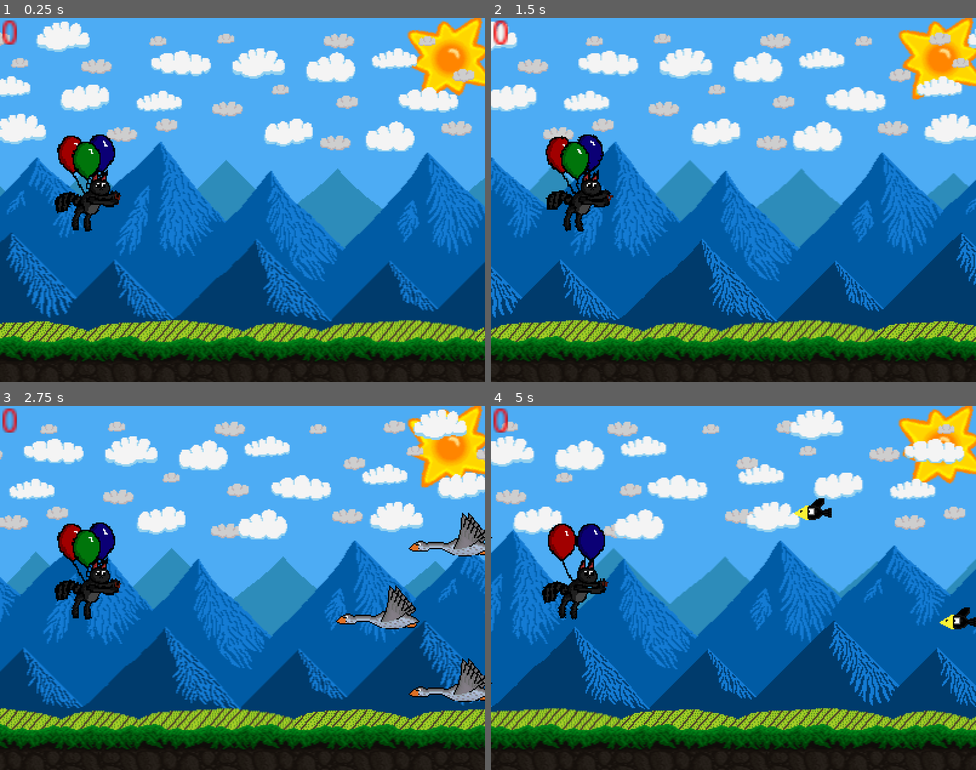
Above: before the commit, frames 1-4 (two rows, left to right).
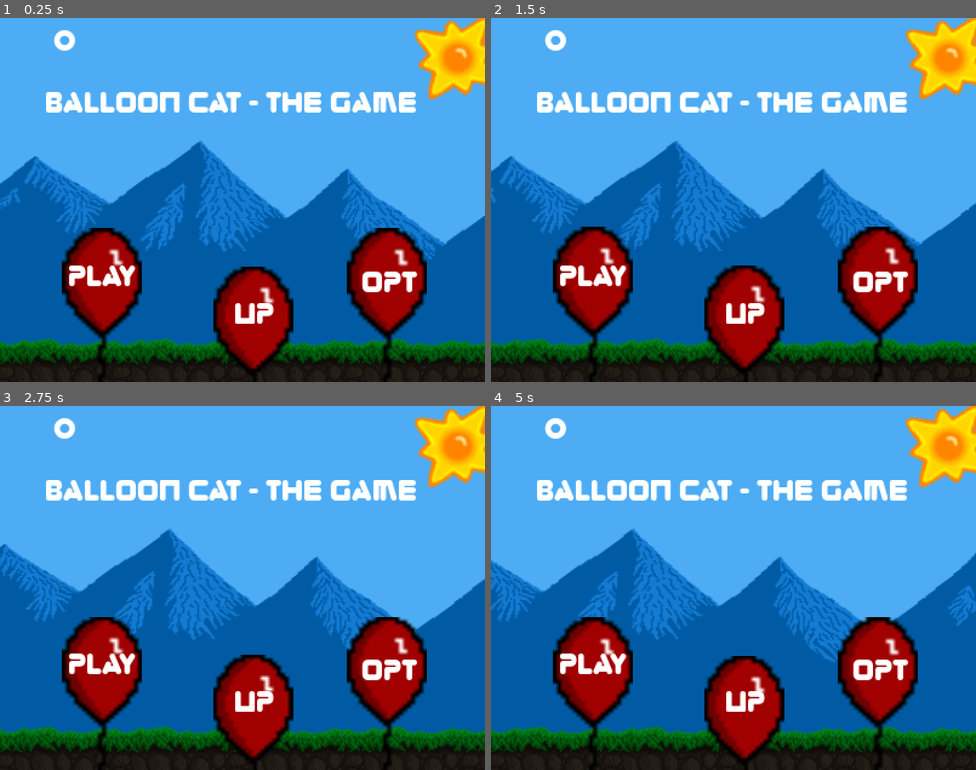
Above: after the commit, the same moments.

Repository: AldieNightStar/balloon_cat
Game: Godot game, scene res://Levels/MainMenu.tscn
The game is run twice, just before and just after one commit, with the same random seed, the same clock (stepped at 60 frames per second) and the same inputs. Before the commit the project starts from res://Levels/Level01.tscn.
Inputs:
- Up to frame 1 (0.25 s): no input
- Up to frame 2 (1.5 s): no input
- Up to frame 3 (2.75 s): no input
- Up to frame 4 (5 s): no input

The runs differ from the first frame. In frame 1, 49% of the frame differs, in the area x 0-100%, y 0-100%; in frame 2, 52%; in frame 3, 52%; in frame 4, 50%.

Commit message:
Menu update

Diff:
--- /dev/null
+++ b/Levels/MainMenu.tscn
@@ -0,0 +1,229 @@
+[gd_scene load_steps=10 format=2]
+
+[ext_resource path="res://Objects/Button/Button.tscn" type="PackedScene" id=1]
+[ext_resource path="res://assets/Fonts/zorque.ttf" type="DynamicFontData" id=2]
+[ext_resource path="res://Objects/Button/LabelButton.tscn" type="PackedScene" id=3]
+[ext_resource path="res://assets/Background/Level01/fon.png" type="Texture" id=4]
+[ext_resource path="res://assets/Background/Level01/field3.png" type="Texture" id=5]
+[ext_resource path="res://assets/Background/Level01/mount2.png" type="Texture" id=6]
+
+[sub_resource type="GDScript" id=1]
+script/source = "extends Node2D
+
+var t : Tween
+
+func _ready():
+	call_deferred(\"setup\")
+
+func setup():
+	t = get_node(\"Tween\")
+	# Menus buttons
+	$Pos_MMenu/BPlay.connect(\"pressed\", self, \"move_to\", [$Pos_Play])
+	$Pos_MMenu/BUpgrades.connect(\"pressed\", self, \"move_to\", [$Pos_Upgrades])
+	$Pos_MMenu/BOptions.connect(\"pressed\", self, \"move_to\", [$Pos_Options])
+
+	# Back button
+	$canvas/Back.connect(\"pressed\", self, \"move_to\", [$Pos_MMenu])
+
+	# Levels
+	$Pos_Play/Level1.connect(\"pressed\", self, \"level\", [1])
+	$Pos_Play/Level2.connect(\"pressed\", self, \"level\", [2])
+	$Pos_Play/Level3.connect(\"pressed\", self, \"level\", [3])
+	$Pos_Play/Level4.connect(\"pressed\", self, \"level\", [4])
+	$Pos_Play/Level5.connect(\"pressed\", self, \"level\", [5])
+
+	# Scroll animation
+	$canvas/bg/scroller.play(\"Scroll\")
+
+	# Show score
+	$canvas/Score.text = str(G.score)
+
+func move_to(node):
+	if !t.is_active():
+		var pos1 = $Camera.global_position
+		var pos2 = node.global_position
+		if node.get_node(\"NoBack\") != null:
+			$canvas/Back.visible = false
+		else:
+			$canvas/Back.visible = true
+		t.interpolate_property($Camera, \"position\", pos1, pos2, .3)
+		t.start()
+
+func level(n):
+	get_tree().change_scene(\"res://Levels/Level0\" + str(n) + \".tscn\")
+"
+
+[sub_resource type="DynamicFont" id=2]
+size = 24
+font_data = ExtResource( 2 )
+
+[sub_resource type="Animation" id=3]
+resource_name = "Scroll"
+length = 10.0
+loop = true
+tracks/0/type = "value"
+tracks/0/path = NodePath("mountains:position")
+tracks/0/interp = 1
+tracks/0/loop_wrap = true
+tracks/0/imported = false
+tracks/0/enabled = true
+tracks/0/keys = {
+"times": PoolRealArray( 0, 5 ),
+"transitions": PoolRealArray( 1, 1 ),
+"update": 0,
+"values": [ Vector2( 250.693, 157.285 ), Vector2( 200, 157.285 ) ]
+}
+
+[node name="Node2D" type="Node2D"]
+script = SubResource( 1 )
+
+[node name="Camera" type="Camera2D" parent="."]
+offset = Vector2( 200, 150 )
+current = true
+
+[node name="Tween" type="Tween" parent="."]
+
+[node name="Pos_MMenu" type="Node2D" parent="."]
+
+[node name="NoBack" type="Label" parent="Pos_MMenu"]
+margin_left = 36.8143
+margin_top = 54.6158
+margin_right = 365.814
+margin_bottom = 83.6158
+custom_fonts/font = SubResource( 2 )
+text = "Balloon Cat - THe game"
+__meta__ = {
+"_edit_lock_": true,
+"_edit_use_anchors_": false
+}
+
+[node name="BPlay" parent="Pos_MMenu" instance=ExtResource( 1 )]
+position = Vector2( 43.7001, 172.5 )
+scale = Vector2( 4.05197, 4.4532 )
+
+[node name="BUpgrades" parent="Pos_MMenu" instance=ExtResource( 1 )]
+position = Vector2( 168.05, 203.8 )
+scale = Vector2( 4.05197, 4.4532 )
+
+[node name="BOptions" parent="Pos_MMenu" instance=ExtResource( 1 )]
+position = Vector2( 278.8, 172.5 )
+scale = Vector2( 4.05197, 4.4532 )
+
+[node name="up" type="Label" parent="Pos_MMenu"]
+margin_left = 193.0
+margin_top = 229.0
+margin_right = 230.0
+margin_bottom = 258.0
+custom_fonts/font = SubResource( 2 )
+text = "Up"
+__meta__ = {
+"_edit_use_anchors_": false
+}
+
+[node name="play" type="Label" parent="Pos_MMenu"]
+margin_left = 56.0
+margin_top = 198.0
+margin_right = 117.0
+margin_bottom = 227.0
+custom_fonts/font = SubResource( 2 )
+text = "PLAY"
+__meta__ = {
+"_edit_use_anchors_": false
+}
+
+[node name="opt" type="Label" parent="Pos_MMenu"]
+margin_left = 297.871
+margin_top = 202.513
+margin_right = 358.871
+margin_bottom = 231.513
+custom_fonts/font = SubResource( 2 )
+text = "OPT"
+__meta__ = {
+"_edit_use_anchors_": false
+}
+
+[node name="Pos_Play" type="Node2D" parent="."]
+position = Vector2( 400, 0 )
+
+[node name="Level1" parent="Pos_Play" instance=ExtResource( 3 )]
+position = Vector2( 30.1514, 54.4294 )
+label = "1"
+
+[node name="Level2" parent="Pos_Play" instance=ExtResource( 3 )]
+position = Vector2( 30.151, 140 )
+label = "2"
+
+[node name="Level3" parent="Pos_Play" instance=ExtResource( 3 )]
+position = Vector2( 150, 54.43 )
+label = "3"
+
+[node name="Level4" parent="Pos_Play" instance=ExtResource( 3 )]
+position = Vector2( 150, 140 )
+label = "4"
+
+[node name="Level5" parent="Pos_Play" instance=ExtResource( 3 )]
+position = Vector2( 250, 54.43 )
+label = "5"
+
+[node name="Label" type="Label" parent="Pos_Play"]
+margin_left = 60.609
+margin_top = 247.988
+margin_right = 312.609
+margin_bottom = 276.988
+custom_fonts/font = SubResource( 2 )
+text = "choose your level"
+__meta__ = {
+"_edit_use_anchors_": false
+}
+
+[node name="Pos_Upgrades" type="Node2D" parent="."]
+position = Vector2( 0, 380 )
+
+[node name="Pos_Options" type="Node2D" parent="."]
+position = Vector2( 400.738, 300 )
+
+[node name="canvas" type="CanvasLayer" parent="."]
+
+[node name="Back" parent="canvas" instance=ExtResource( 1 )]
+visible = false
+position = Vector2( 0.950012, -0.949997 )
+scale = Vector2( 2, 2 )
+
+[node name="Score" type="Label" parent="canvas"]
+margin_left = 44.16
+margin_top = 3.6758
+margin_right = 95.16
+margin_bottom = 32.6758
+custom_fonts/font = SubResource( 2 )
+text = "0"
+__meta__ = {
+"_edit_lock_": true,
+"_edit_use_anchors_": false
+}
+
+[node name="bg" type="ParallaxBackground" parent="canvas"]
+
+[node name="bg1" type="Sprite" parent="canvas/bg"]
+position = Vector2( 205.633, 155.645 )
+texture = ExtResource( 4 )
+__meta__ = {
+"_edit_lock_": true
+}
+
+[node name="mountains" type="Sprite" parent="canvas/bg"]
+position = Vector2( 250.693, 157.285 )
+scale = Vector2( 1.33324, 0.963727 )
+texture = ExtResource( 6 )
+__meta__ = {
+"_edit_lock_": true
+}
+
+[node name="bg2" type="Sprite" parent="canvas/bg"]
+position = Vector2( 202.023, 158.353 )
+texture = ExtResource( 5 )
+__meta__ = {
+"_edit_lock_": true
+}
+
+[node name="scroller" type="AnimationPlayer" parent="canvas/bg"]
+anims/Scroll = SubResource( 3 )
--- a/Objects/Bonus_balloon.tscn
+++ b/Objects/Bonus_balloon.tscn
@@ -11,7 +11,6 @@
 func touch(body):
 	if (body.get(\"is_player\") and body.has_method(\"add_health\") and body.has_method(\"make_invincible\")):
 		body.add_health(1)
-		body.make_invincible()
 		queue_free()
 "
 
--- a/Objects/Button.tscn
+++ /dev/null
@@ -1,32 +0,0 @@
-[gd_scene load_steps=4 format=2]
-
-[ext_resource path="res://assets/Player/balloon1.png" type="Texture" id=1]
-
-[sub_resource type="RectangleShape2D" id=1]
-
-[sub_resource type="GDScript" id=2]
-script/source = "extends TouchScreenButton
-
-func _on_Button_pressed():
-	get_node(\"Sprite\").hide()
-	var b = load(\"res://Objects/BalloonBlow.tscn\").instance()
-	b.position = (position + scale / 2)
-	get_parent().add_child(b)
-	b.connect(\"animation_end\", self, \"_blow_end\")
-
-func _blow_end():
-	get_node(\"Sprite\").show()
-"
-
-[node name="Button" type="TouchScreenButton"]
-position = Vector2( -20.8346, -16.7876 )
-scale = Vector2( 2.01583, 1.93125 )
-shape = SubResource( 1 )
-action = "ui_Button"
-script = SubResource( 2 )
-
-[node name="Sprite" type="Sprite" parent="."]
-position = Vector2( 10.3718, 18.7582 )
-scale = Vector2( 0.813553, 0.674728 )
-texture = ExtResource( 1 )
-[connection signal="pressed" from="." to="." method="_on_Button_pressed"]
--- /dev/null
+++ b/Objects/Button/Button.tscn
@@ -0,0 +1,64 @@
+[gd_scene load_steps=6 format=2]
+
+[ext_resource path="res://assets/Player/balloon1.png" type="Texture" id=1]
+
+[sub_resource type="RectangleShape2D" id=4]
+
+[sub_resource type="GDScript" id=1]
+script/source = "extends TouchScreenButton
+
+func _ready():
+	$motion.play(\"Motion\")
+
+func _on_Button_pressed():
+	$ani.play(\"Hover\")
+"
+
+[sub_resource type="Animation" id=2]
+resource_name = "Hover"
+length = 0.2
+tracks/0/type = "value"
+tracks/0/path = NodePath("Sprite:scale")
+tracks/0/interp = 1
+tracks/0/loop_wrap = true
+tracks/0/imported = false
+tracks/0/enabled = true
+tracks/0/keys = {
+"times": PoolRealArray( 0, 0.001, 0.1, 0.2 ),
+"transitions": PoolRealArray( 1, 1, 0.116629, 1 ),
+"update": 0,
+"values": [ Vector2( 0.813553, 0.674728 ), Vector2( 0.813553, 0.674728 ), Vector2( 0.7, 0.5 ), Vector2( 0.813553, 0.674728 ) ]
+}
+
+[sub_resource type="Animation" id=3]
+resource_name = "Motion"
+loop = true
+tracks/0/type = "value"
+tracks/0/path = NodePath("Sprite:position")
+tracks/0/interp = 1
+tracks/0/loop_wrap = true
+tracks/0/imported = false
+tracks/0/enabled = true
+tracks/0/keys = {
+"times": PoolRealArray( 0, 0.5 ),
+"transitions": PoolRealArray( 1, 0.7 ),
+"update": 0,
+"values": [ Vector2( 10, 19 ), Vector2( 10, 18.5 ) ]
+}
+
+[node name="Button" type="TouchScreenButton"]
+scale = Vector2( 0.813553, 0.674728 )
+shape = SubResource( 4 )
+script = SubResource( 1 )
+
+[node name="Sprite" type="Sprite" parent="."]
+position = Vector2( 10, 18.5271 )
+scale = Vector2( 0.813553, 0.674728 )
+texture = ExtResource( 1 )
+
+[node name="ani" type="AnimationPlayer" parent="."]
+anims/Hover = SubResource( 2 )
+
+[node name="motion" type="AnimationPlayer" parent="."]
+anims/Motion = SubResource( 3 )
+[connection signal="pressed" from="." to="." method="_on_Button_pressed"]
--- /dev/null
+++ b/Objects/Button/LabelButton.tscn
@@ -0,0 +1,54 @@
+[gd_scene load_steps=7 format=2]
+
+[ext_resource path="res://Objects/Button/Button.tscn" type="PackedScene" id=1]
+[ext_resource path="res://assets/Fonts/zorque.ttf" type="DynamicFontData" id=2]
+
+[sub_resource type="GDScript" id=4]
+script/source = "extends Node2D
+
+export var label : String
+
+signal pressed
+
+func _ready():
+	$Button.connect(\"pressed\", self, \"_pressed\")
+	$Label.text = label
+
+func _pressed():
+	emit_signal(\"pressed\")
+"
+
+[sub_resource type="RectangleShape2D" id=5]
+
+[sub_resource type="GDScript" id=6]
+script/source = "extends TouchScreenButton
+
+func _ready():
+	$motion.play(\"Motion\")
+
+func _on_Button_pressed():
+	$ani.play(\"Hover\")
+"
+
+[sub_resource type="DynamicFont" id=3]
+size = 24
+font_data = ExtResource( 2 )
+
+[node name="LabelButton" type="Node2D"]
+script = SubResource( 4 )
+
+[node name="Button" parent="." instance=ExtResource( 1 )]
+scale = Vector2( 2.88259, 2.62726 )
+shape = SubResource( 5 )
+script = SubResource( 6 )
+
+[node name="Label" type="Label" parent="."]
+margin_left = 64.8018
+margin_top = 13.2048
+margin_right = 96.8019
+margin_bottom = 42.205
+custom_fonts/font = SubResource( 3 )
+text = "#"
+__meta__ = {
+"_edit_use_anchors_": false
+}
--- a/Objects/LevelHolder.tscn
+++ b/Objects/LevelHolder.tscn
@@ -1,6 +1,7 @@
-[gd_scene load_steps=11 format=2]
+[gd_scene load_steps=13 format=2]
 
 [ext_resource path="res://Objects/Cat.tscn" type="PackedScene" id=1]
+[ext_resource path="res://assets/Fonts/zorque.ttf" type="DynamicFontData" id=2]
 
 [sub_resource type="GDScript" id=1]
 script/source = "extends Node2D
@@ -54,7 +55,11 @@
 	$clayer/Anim.play(\"Camera_shake\")
 "
 
-[sub_resource type="GDScript" id=2]
+[sub_resource type="DynamicFont" id=2]
+size = 64
+font_data = ExtResource( 2 )
+
+[sub_resource type="GDScript" id=3]
 script/source = "extends Label
 
 func _ready():
@@ -65,8 +70,7 @@
 	get_parent().get_node(\"Anim\").play(\"Score_Update\")
 "
 
-[sub_resource type="Animation" id=3]
-resource_name = "Camera_shake"
+[sub_resource type="Animation" id=4]
 length = 0.5
 step = 0.01
 tracks/0/type = "value"
@@ -143,19 +147,22 @@
 [node name="clayer" type="CanvasLayer" parent="."]
 
 [node name="score" type="Label" parent="clayer"]
-modulate = Color( 1, 0, 0, 1 )
-margin_right = 35.0
-margin_bottom = 14.0
-rect_scale = Vector2( 2, 2 )
+modulate = Color( 0.101961, 0.152941, 0.878431, 1 )
+margin_left = 27.0927
+margin_top = 6.50859
+margin_right = 239.093
+margin_bottom = 83.5086
+rect_scale = Vector2( 0.438387, 0.53318 )
+custom_fonts/font = SubResource( 2 )
 text = "Score"
-script = SubResource( 2 )
+script = SubResource( 3 )
 __meta__ = {
 "_edit_use_anchors_": false
 }
 
 [node name="Anim" type="AnimationPlayer" parent="clayer"]
-anims/Camera_shake = SubResource( 3 )
-anims/Score_Update = SubResource( 4 )
+anims/Camera_shake = SubResource( 4 )
+anims/Score_Update = SubResource( 5 )
 
 [node name="camera" type="Camera2D" parent="."]
 scale = Vector2( 4.3337, 3.38059 )
--- a/Objects/Rock.tscn
+++ b/Objects/Rock.tscn
@@ -16,9 +16,14 @@
 
 func _physics_process(delta):
 	var c = move_and_collide(Vector2(speed, 0))
-	if c && c.collider && c.collider.has_method(\"damage\"):
-		c.collider.damage(damage_val)
-		queue_free()
+	if c && c.collider:
+		if c.collider.has_method(\"damage\"):
+			c.collider.damage(damage_val)
+			queue_free()
+		elif c.collider.has_method(\"touch\"):
+			add_collision_exception_with(c.collider)
+		else:
+			queue_free()
 
 func _exited():
 	queue_free()
--- a/project.godot
+++ b/project.godot
@@ -16,7 +16,7 @@
 [application]
 
 config/name="BalloonCat"
-run/main_scene="res://Levels/Level01.tscn"
+run/main_scene="res://Levels/MainMenu.tscn"
 config/icon="res://icon.png"
 
 [autoload]
@@ -35,6 +35,7 @@
 [input_devices]
 
 pointing/emulate_touch_from_mouse=true
+pointing/emulate_mouse_from_touch=false
 
 [rendering]
 
Not shown: 5 places in Objects/LevelHolder.tscn that only renumber resources
Binary file added: assets/Fonts/zorque.ttf
